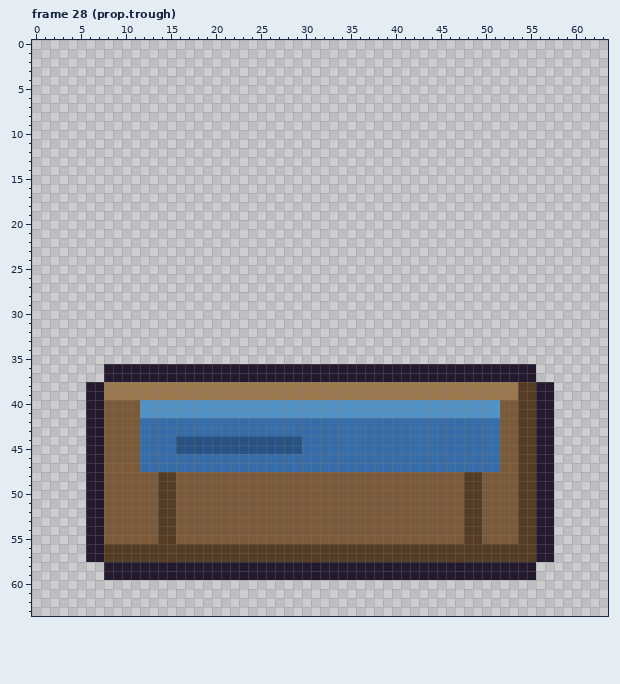
One commit to this pixel-art file: build/aseprite/props.aseprite. Above: the version before the commit.
64x64 pixels, 29 frames. Shown: frame 28 (prop.trough). The commit also changed other frames, which this record leaves out.
The same view after the edit:
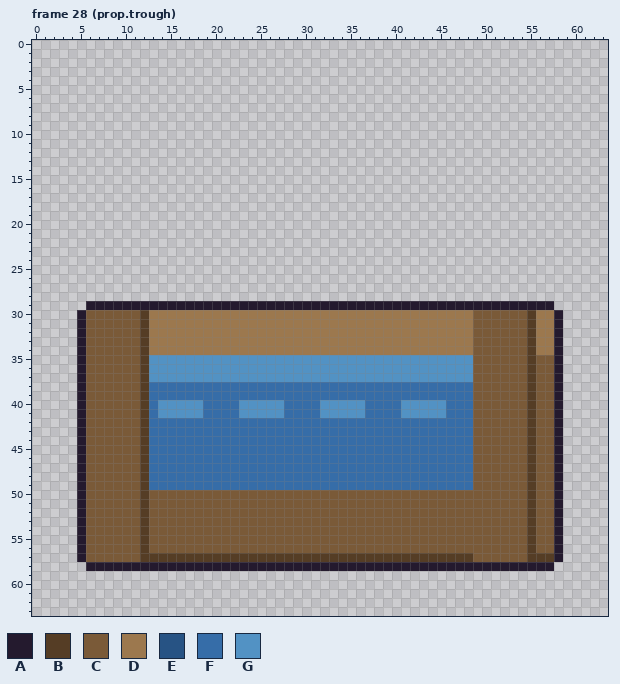
Palette (. is transparent): A #241a2e  B #553d25  C #7a5a38  D #9c784e  E #275384  F #366da8  G #5292c4
Difference:
--- frame 28 (prop.trough)
@@ x 0..63 @@
 28 ................................................................
-29 ................................................................
-30 ................................................................
-31 ................................................................
-32 ................................................................
-33 ................................................................
-34 ................................................................
-35 ................................................................
-36 ........AAAAAAAAAAAAAAAAAAAAAAAAAAAAAAAAAAAAAAAAAAAAAAAA........
-37 ........AAAAAAAAAAAAAAAAAAAAAAAAAAAAAAAAAAAAAAAAAAAAAAAA........
-38 ......AADDDDDDDDDDDDDDDDDDDDDDDDDDDDDDDDDDDDDDDDDDDDDDBBAA......
-39 ......AADDDDDDDDDDDDDDDDDDDDDDDDDDDDDDDDDDDDDDDDDDDDDDBBAA......
-40 ......AACCCCGGGGGGGGGGGGGGGGGGGGGGGGGGGGGGGGGGGGGGGGCCBBAA......
-41 ......AACCCCGGGGGGGGGGGGGGGGGGGGGGGGGGGGGGGGGGGGGGGGCCBBAA......
-42 ......AACCCCFFFFFFFFFFFFFFFFFFFFFFFFFFFFFFFFFFFFFFFFCCBBAA......
-43 ......AACCCCFFFFFFFFFFFFFFFFFFFFFFFFFFFFFFFFFFFFFFFFCCBBAA......
-44 ......AACCCCFFFFEEEEEEEEEEEEEEFFFFFFFFFFFFFFFFFFFFFFCCBBAA......
-45 ......AACCCCFFFFEEEEEEEEEEEEEEFFFFFFFFFFFFFFFFFFFFFFCCBBAA......
-46 ......AACCCCFFFFFFFFFFFFFFFFFFFFFFFFFFFFFFFFFFFFFFFFCCBBAA......
-47 ......AACCCCFFFFFFFFFFFFFFFFFFFFFFFFFFFFFFFFFFFFFFFFCCBBAA......
-48 ......AACCCCCCBBCCCCCCCCCCCCCCCCCCCCCCCCCCCCCCCCBBCCCCBBAA......
-49 ......AACCCCCCBBCCCCCCCCCCCCCCCCCCCCCCCCCCCCCCCCBBCCCCBBAA......
-50 ......AACCCCCCBBCCCCCCCCCCCCCCCCCCCCCCCCCCCCCCCCBBCCCCBBAA......
-51 ......AACCCCCCBBCCCCCCCCCCCCCCCCCCCCCCCCCCCCCCCCBBCCCCBBAA......
-52 ......AACCCCCCBBCCCCCCCCCCCCCCCCCCCCCCCCCCCCCCCCBBCCCCBBAA......
-53 ......AACCCCCCBBCCCCCCCCCCCCCCCCCCCCCCCCCCCCCCCCBBCCCCBBAA......
-54 ......AACCCCCCBBCCCCCCCCCCCCCCCCCCCCCCCCCCCCCCCCBBCCCCBBAA......
-55 ......AACCCCCCBBCCCCCCCCCCCCCCCCCCCCCCCCCCCCCCCCBBCCCCBBAA......
-56 ......AABBBBBBBBBBBBBBBBBBBBBBBBBBBBBBBBBBBBBBBBBBBBBBBBAA......
-57 ......AABBBBBBBBBBBBBBBBBBBBBBBBBBBBBBBBBBBBBBBBBBBBBBBBAA......
-58 ........AAAAAAAAAAAAAAAAAAAAAAAAAAAAAAAAAAAAAAAAAAAAAAAA........
-59 ........AAAAAAAAAAAAAAAAAAAAAAAAAAAAAAAAAAAAAAAAAAAAAAAA........
+29 ......AAAAAAAAAAAAAAAAAAAAAAAAAAAAAAAAAAAAAAAAAAAAAAAAAAAA......
+30 .....ACCCCCCBDDDDDDDDDDDDDDDDDDDDDDDDDDDDDDDDDDDDCCCCCCBDDA.....
+31 .....ACCCCCCBDDDDDDDDDDDDDDDDDDDDDDDDDDDDDDDDDDDDCCCCCCBDDA.....
+32 .....ACCCCCCBDDDDDDDDDDDDDDDDDDDDDDDDDDDDDDDDDDDDCCCCCCBDDA.....
+33 .....ACCCCCCBDDDDDDDDDDDDDDDDDDDDDDDDDDDDDDDDDDDDCCCCCCBDDA.....
+34 .....ACCCCCCBDDDDDDDDDDDDDDDDDDDDDDDDDDDDDDDDDDDDCCCCCCBDDA.....
+35 .....ACCCCCCBGGGGGGGGGGGGGGGGGGGGGGGGGGGGGGGGGGGGCCCCCCBCCA.....
+36 .....ACCCCCCBGGGGGGGGGGGGGGGGGGGGGGGGGGGGGGGGGGGGCCCCCCBCCA.....
+37 .....ACCCCCCBGGGGGGGGGGGGGGGGGGGGGGGGGGGGGGGGGGGGCCCCCCBCCA.....
+38 .....ACCCCCCBFFFFFFFFFFFFFFFFFFFFFFFFFFFFFFFFFFFFCCCCCCBCCA.....
+39 .....ACCCCCCBFFFFFFFFFFFFFFFFFFFFFFFFFFFFFFFFFFFFCCCCCCBCCA.....
+40 .....ACCCCCCBFGGGGGFFFFGGGGGFFFFGGGGGFFFFGGGGGFFFCCCCCCBCCA.....
+41 .....ACCCCCCBFGGGGGFFFFGGGGGFFFFGGGGGFFFFGGGGGFFFCCCCCCBCCA.....
+42 .....ACCCCCCBFFFFFFFFFFFFFFFFFFFFFFFFFFFFFFFFFFFFCCCCCCBCCA.....
+43 .....ACCCCCCBFFFFFFFFFFFFFFFFFFFFFFFFFFFFFFFFFFFFCCCCCCBCCA.....
+44 .....ACCCCCCBFFFFFFFFFFFFFFFFFFFFFFFFFFFFFFFFFFFFCCCCCCBCCA.....
+45 .....ACCCCCCBFFFFFFFFFFFFFFFFFFFFFFFFFFFFFFFFFFFFCCCCCCBCCA.....
+46 .....ACCCCCCBFFFFFFFFFFFFFFFFFFFFFFFFFFFFFFFFFFFFCCCCCCBCCA.....
+47 .....ACCCCCCBFFFFFFFFFFFFFFFFFFFFFFFFFFFFFFFFFFFFCCCCCCBCCA.....
+48 .....ACCCCCCBFFFFFFFFFFFFFFFFFFFFFFFFFFFFFFFFFFFFCCCCCCBCCA.....
+49 .....ACCCCCCBFFFFFFFFFFFFFFFFFFFFFFFFFFFFFFFFFFFFCCCCCCBCCA.....
+50 .....ACCCCCCBCCCCCCCCCCCCCCCCCCCCCCCCCCCCCCCCCCCCCCCCCCBCCA.....
+51 .....ACCCCCCBCCCCCCCCCCCCCCCCCCCCCCCCCCCCCCCCCCCCCCCCCCBCCA.....
+52 .....ACCCCCCBCCCCCCCCCCCCCCCCCCCCCCCCCCCCCCCCCCCCCCCCCCBCCA.....
+53 .....ACCCCCCBCCCCCCCCCCCCCCCCCCCCCCCCCCCCCCCCCCCCCCCCCCBCCA.....
+54 .....ACCCCCCBCCCCCCCCCCCCCCCCCCCCCCCCCCCCCCCCCCCCCCCCCCBCCA.....
+55 .....ACCCCCCBCCCCCCCCCCCCCCCCCCCCCCCCCCCCCCCCCCCCCCCCCCBCCA.....
+56 .....ACCCCCCBCCCCCCCCCCCCCCCCCCCCCCCCCCCCCCCCCCCCCCCCCCBCCA.....
+57 .....ACCCCCCBBBBBBBBBBBBBBBBBBBBBBBBBBBBBBBBBBBBBCCCCCCBBBA.....
+58 ......AAAAAAAAAAAAAAAAAAAAAAAAAAAAAAAAAAAAAAAAAAAAAAAAAAAA......
+59 ................................................................
 60 ................................................................
Boxes around the changes in both pictures, in picture pixels (x1, y1, x2, y2):
changed: (77, 301, 563, 580)
